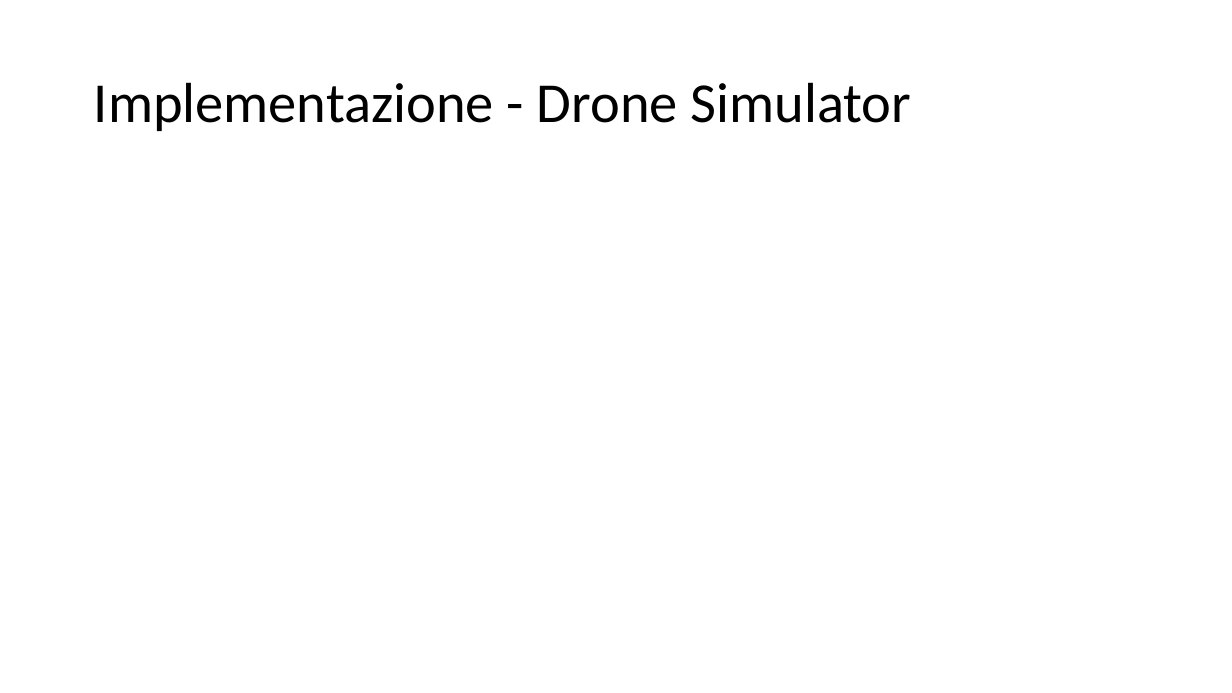
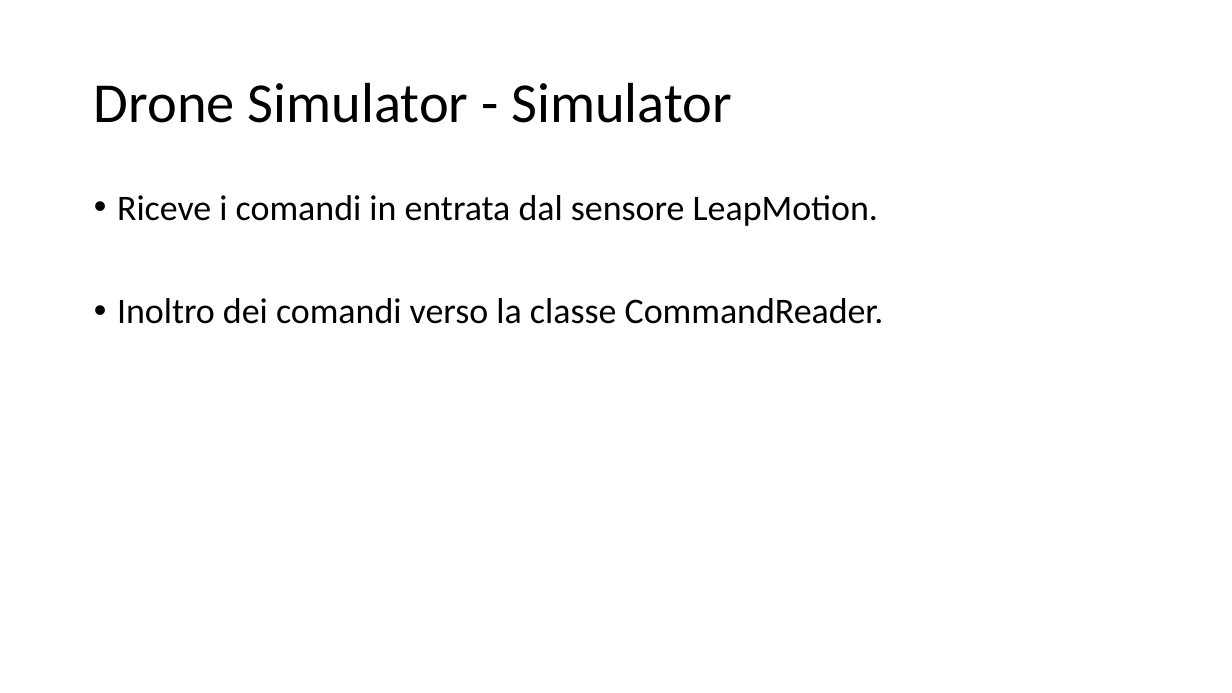
Before and after one commit to LuMug/DroneControlSystem, a slide deck: slide 17 of docs/Presentazione.pptx (slide 16 before the commit). Drawn at 1232x693 pixels with LibreOffice and Linux fonts; fonts in the diff are those of the drawing. Boxes give left, top, right and bottom in pixels: in the first picture for what was removed or moved away, otherwise in the second. Text is boxed around its words. In the diff, an @@ line names an element or a change of style, - is before the commit and + after.

Commit message:
Update Presentazione e doc

```diff
--- a/docs/Presentazione.pptx
+++ b/docs/Presentazione.pptx
@@ title at bbox=[94, 82, 732, 123]: text changed @@
-Implementazione - Drone Simulator
+Drone Simulator - Simulator
@@ text added at bbox=[117, 195, 884, 324], 28 pt, text #000000 @@
+• Riceve i comandi in entrata dal sensore LeapMotion.
+• Inoltro dei comandi verso la classe CommandReader.
```
Also in this commit, not shown: 2 other slides changed, 4 slides added, 2 slides removed, 1 other file.
